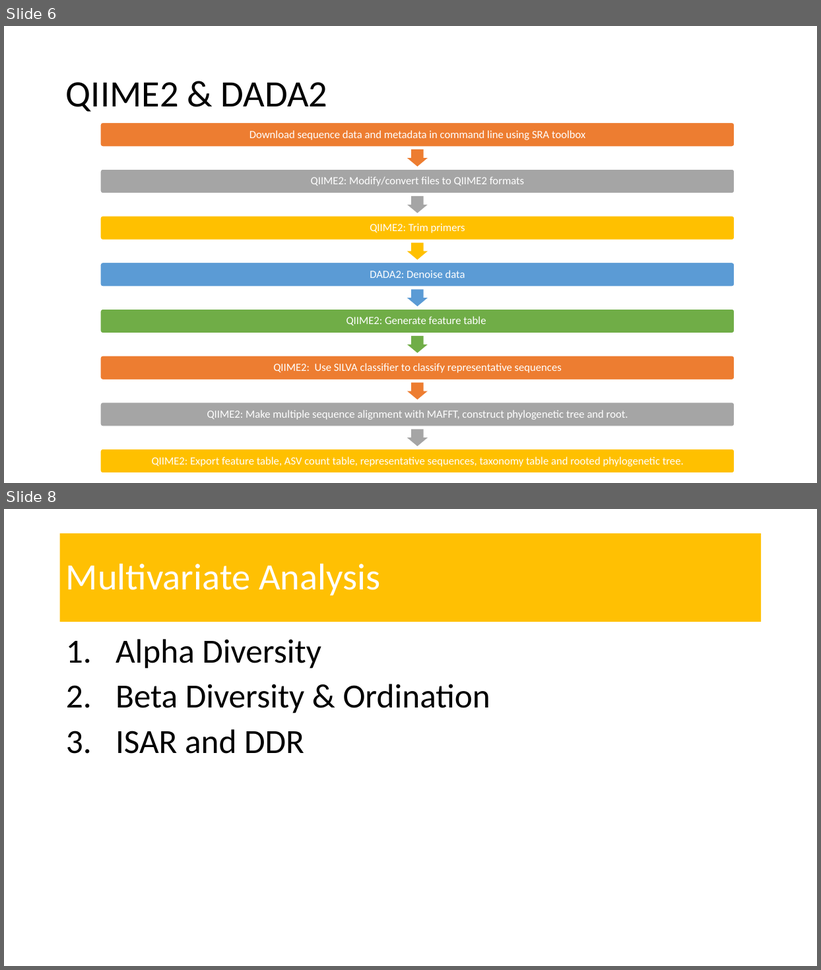
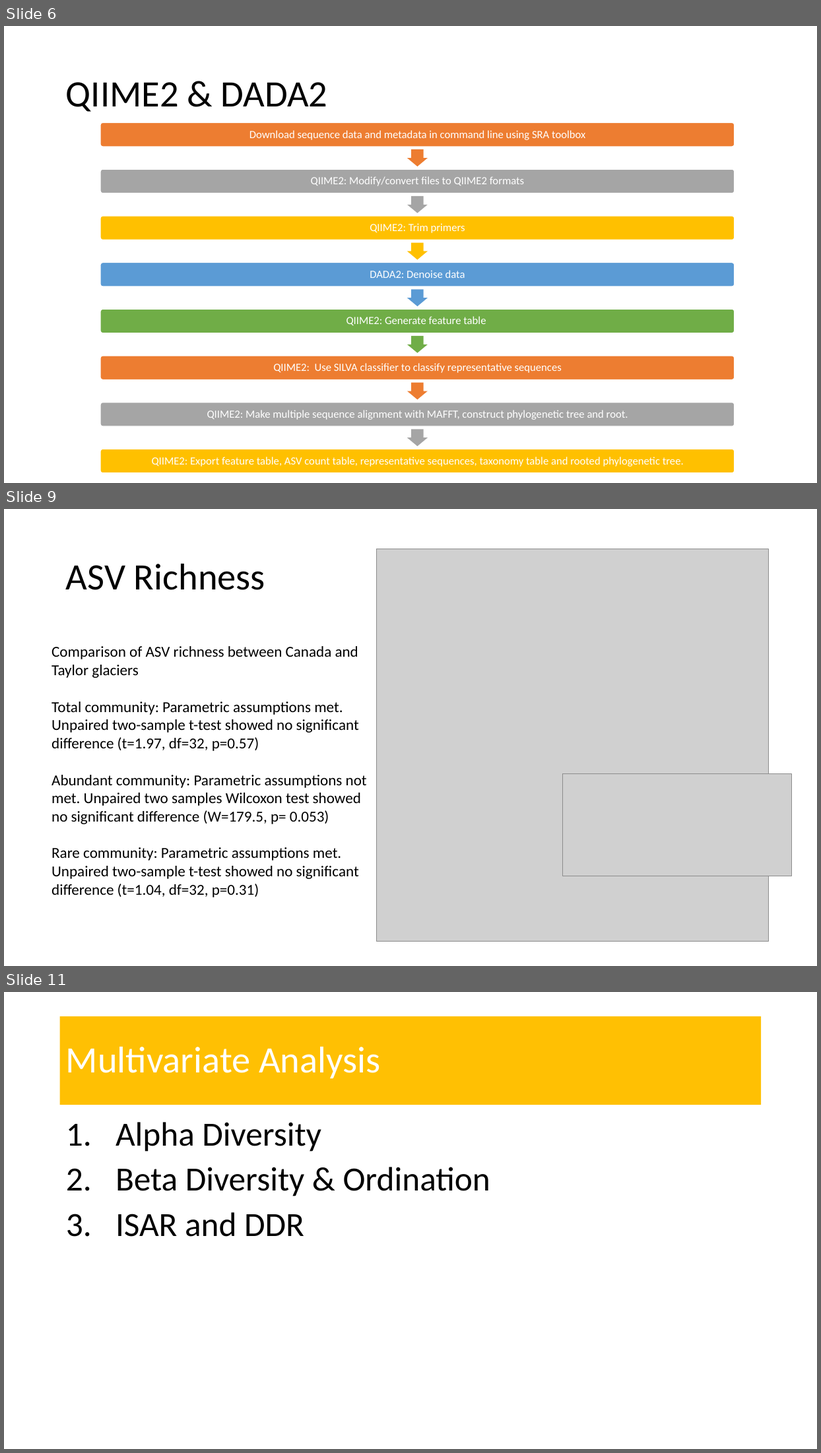
Before and after one commit to amysolman/PhD, a slide deck: Projects/Chapter1/community-assembly-edit.pptx. Shown one above the other, each under a label of ours: slides 6 and 8 before the commit, slides 6, 9 and 11 after it; the slides between them are not shown. The pictures are 821x970 and 821x1453 pixels, drawn with LibreOffice and Linux fonts; fonts in the diff are those of the drawing; grey boxes stand for pictures. Boxes give left, top, right and bottom in pixels: in the first picture for what was removed or moved away, otherwise in the second. Text is boxed around its words. In the diff, an @@ line names an element or a change of style, - is before the commit and + after.

```diff
--- a/Projects/Chapter1/community-assembly-edit.pptx
+++ b/Projects/Chapter1/community-assembly-edit.pptx
@@ slide 9 added at [4, 509, 817, 966], background #FFFFFF @@
@@ title added at [66, 563, 265, 590], 44 pt, text #000000 @@
+ASV Richness
@@ picture added at [377, 549, 770, 942] @@
@@ text added at [52, 646, 367, 898], 18 pt, text #000000 @@
+Comparison of ASV richness between Canada and Taylor glaciers
+Total community: Parametric assumptions met. Unpaired two-sample t-test showed no significant difference (t=1.97, df=32, p=0.57)
+Abundant community: Parametric assumptions not met. Unpaired two samples Wilcoxon test showed no significant difference (W=179.5, p= 0.053)
+Rare community: Parametric assumptions met. Unpaired two-sample t-test showed no significant difference (t=1.04, df=32, p=0.31)
@@ picture added at [563, 774, 791, 876] @@
@@ what was slide 8 is now slide 11 @@
```
Also in this commit, not shown: 1 slide changed, 2 other slides added, 12 other files.
